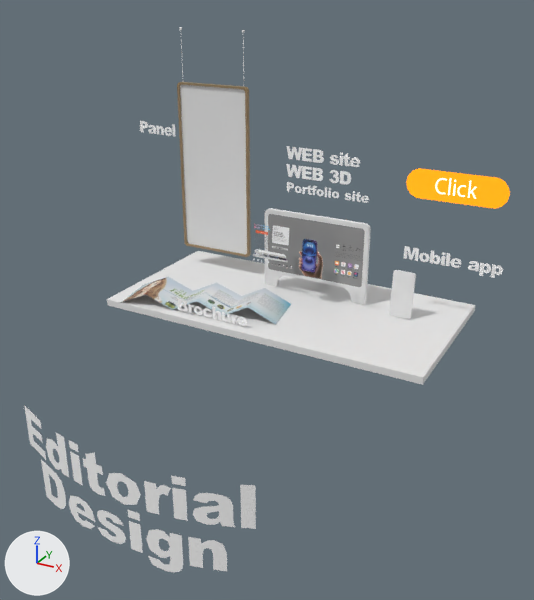
Before and after pictures for a commit that changed the glTF model 3d/editorial.glb.
The view is the same before and after, from a 50 mm lens placed at (1.62, -3.0, 2.3), pointed at (0.17, -0.36, 0.98). Lighting does not change. The marker at lower left points along +X, +Y and +Z. The older version comes first. Where no turn or scale is listed for an object, it has been applied to the vertices.

Script lines for the objects in view, before the commit:
```python
ob_link_editorial5 = bpy.data.objects.new('Link_Editorial5', me_link_editorial5)
ob_link_editorial5.location = (0.79, 0.292, 1.412)
ob_text017 = bpy.data.objects.new('Text017', me_text017)
ob_text017.location = (0.116, 0.302, 1.448)
ob_text018 = bpy.data.objects.new('Text018', me_text018)
ob_text018.location = (0.801, 0.312, 1.025)
ob_text019 = bpy.data.objects.new('Text019', me_text019)
ob_text019.location = (-0.004, -1.268, 0.453)
ob_text020 = bpy.data.objects.new('Text020', me_text020)
ob_text020.location = (-0.879, 0.302, 1.495)
ob_text021 = bpy.data.objects.new('Text021', me_text021)
ob_text021.location = (-0.186, -0.272, 0.773)
ob_text047 = bpy.data.objects.new('Text047', me_text047)
ob_text047.location = (0.146, 0.302, 1.28)
ob_text091 = bpy.data.objects.new('Text091', me_text091)
ob_text091.location = (-0.004, -1.268, 0.239)
# also in view: 'Plane002' at (0.11, 0.15, 1.03); 'Object001' at (0.11, 0.33, 0.97); 'Plane004' at (-0.32, -0.12, 0.8); 'Box040' at (0.05, 0.1, 0.74); 'Box051' at (0.6, 0.21, 0.88)
```
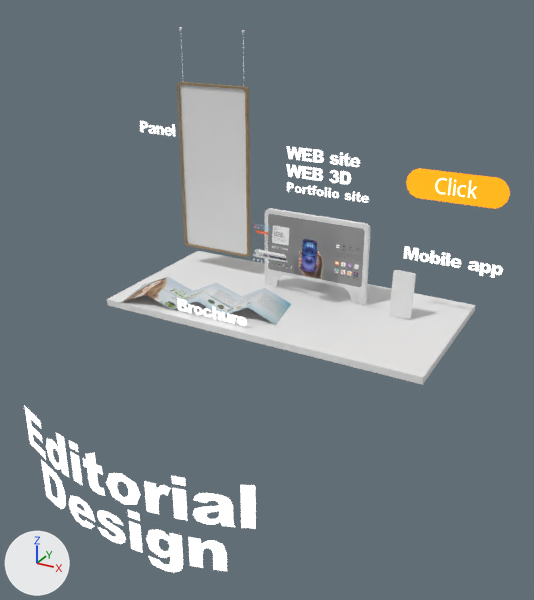
Location of each change, (x1, y1, x2, y2) in pixels of the pictures (534 x 600 px):
```json
{"object": "Text019", "change": "surface changed", "before": [24, 405, 256, 529], "after": [24, 405, 256, 529], "on screen": "lighter"}
{"object": "Text091", "change": "surface changed", "before": [41, 460, 227, 573], "after": [41, 460, 227, 573], "on screen": "lighter"}
{"object": "Text017", "change": "surface changed", "before": [286, 146, 360, 184], "after": [286, 146, 360, 184], "on screen": "lighter"}
{"object": "Text018", "change": "surface changed", "before": [404, 246, 503, 278], "after": [404, 246, 503, 278], "on screen": "lighter"}
{"object": "Text021", "change": "surface changed", "before": [178, 298, 247, 326], "after": [178, 298, 247, 326]}
{"object": "Text047", "change": "surface changed", "before": [287, 182, 369, 203], "after": [287, 182, 369, 203], "on screen": "lighter"}
{"object": "Text020", "change": "surface changed", "before": [140, 121, 175, 136], "after": [140, 121, 175, 136], "on screen": "lighter"}
```

The change, as JSON lines over the scene's bpy script:
```json
{"op": "add", "block": "mat_typo", "code": "mat_typo.emission_strength = 1.0"}
```
